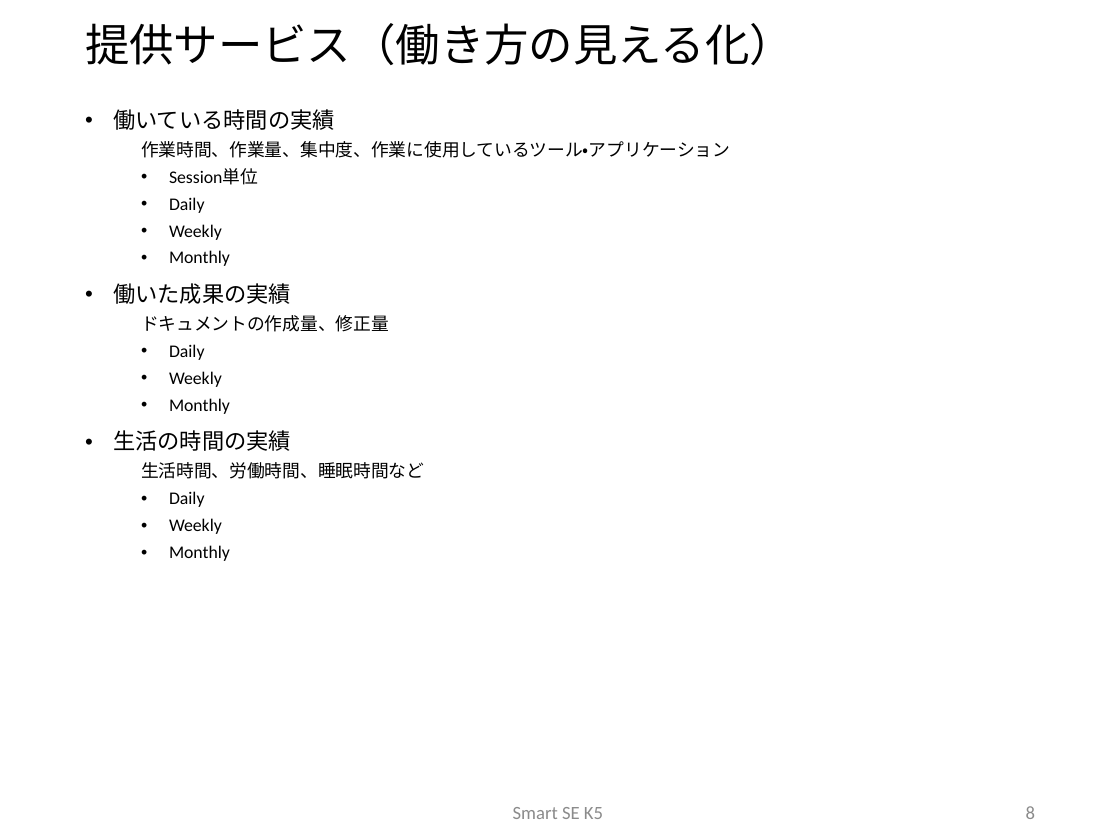
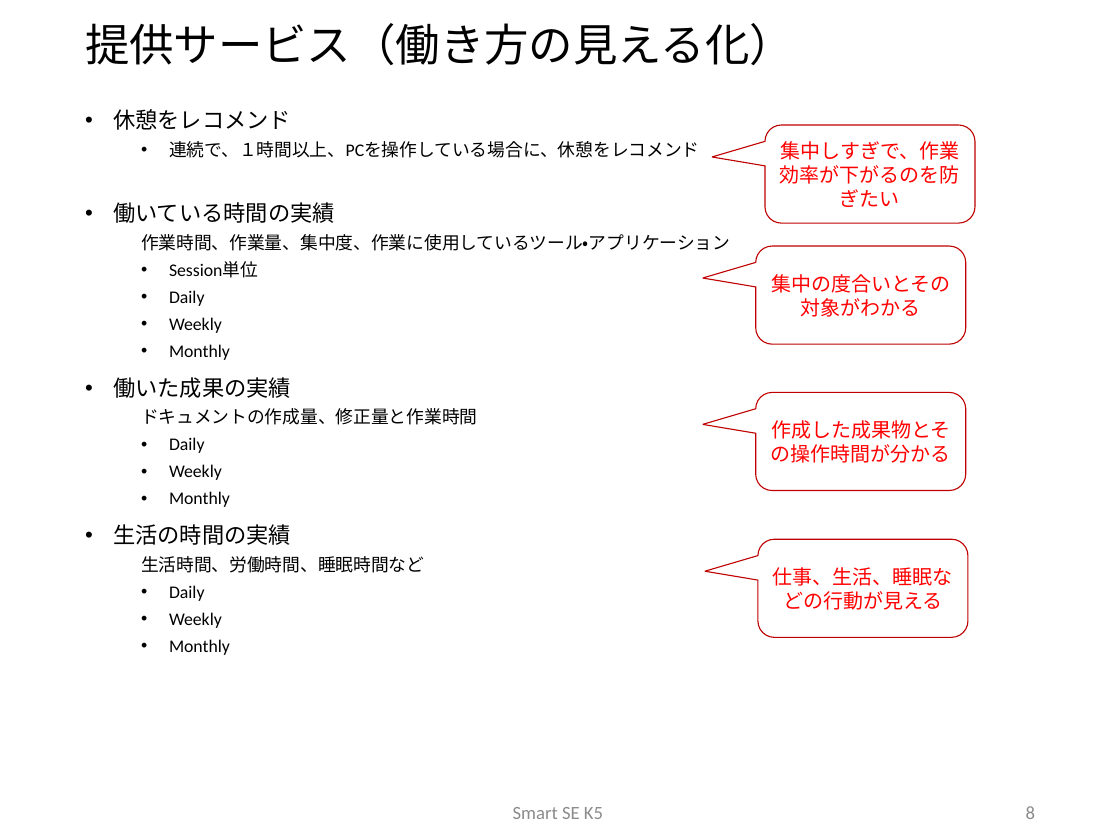
Before and after one commit to sakai-memoru/smartse19, a slide deck: slide 8 of _project_docs/SSE19_CD_PROP.pptx. Drawn at 1120x840 pixels with LibreOffice and Linux fonts; fonts in the diff are those of the drawing; background and template pictures are left out. Boxes give left, top, right and bottom in pixels: in the first picture for what was removed or moved away, otherwise in the second. Text is boxed around its words. In the diff, an @@ line names an element or a change of style, - is before the commit and + after.

Commit message:
modify , insert each service contents

```diff
--- a/_project_docs/SSE19_CD_PROP.pptx
+++ b/_project_docs/SSE19_CD_PROP.pptx
@@ text at (x1=113, y1=109, x2=700, y2=158): paragraphs added @@
+• 休憩をレコメンド
+  • 連続で、１時間以上、PCを操作している場合に、休憩をレコメンド
@@ rounded speech box added at (x1=765, y1=125, x2=975, y2=223), fill #FFFFFF, outline #C00000 1 pt, 18 pt, text #FF0000 @@
+集中しすぎで、作業効率が下がるのを防ぎたい
@@ rounded speech box added at (x1=756, y1=246, x2=966, y2=345), fill #FFFFFF, outline #C00000 1 pt, 18 pt, text #FF0000 @@
+集中の度合いとその対象がわかる
@@ text at (x1=141, y1=408, x2=478, y2=425): text changed @@
-  ドキュメントの作成量、修正量
+  ドキュメントの作成量、修正量と作業時間
@@ rounded speech box added at (x1=756, y1=393, x2=966, y2=491), fill #FFFFFF, outline #C00000 1 pt, 18 pt, text #FF0000 @@
+作成した成果物とその操作時間が分かる
@@ rounded speech box added at (x1=758, y1=539, x2=968, y2=638), fill #FFFFFF, outline #C00000 1 pt, 18 pt, text #FF0000 @@
+仕事、生活、睡眠などの行動が見える
```
